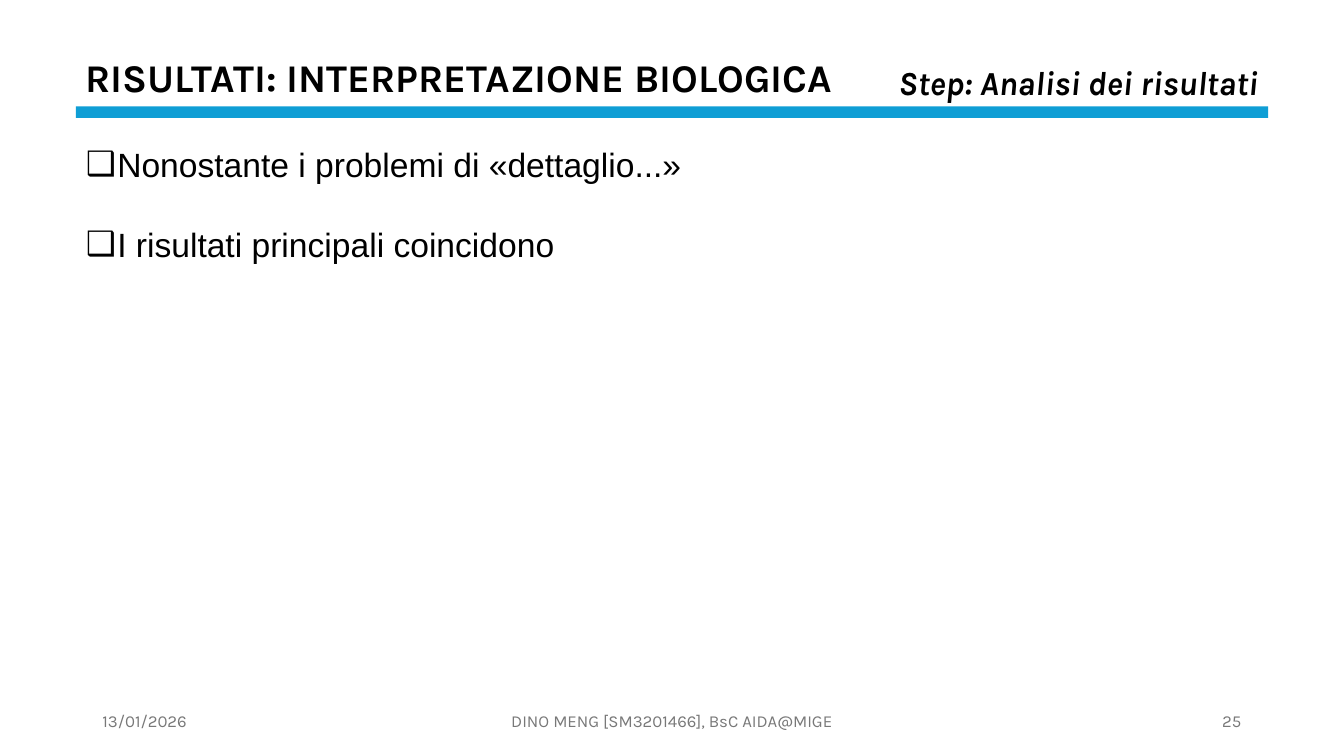
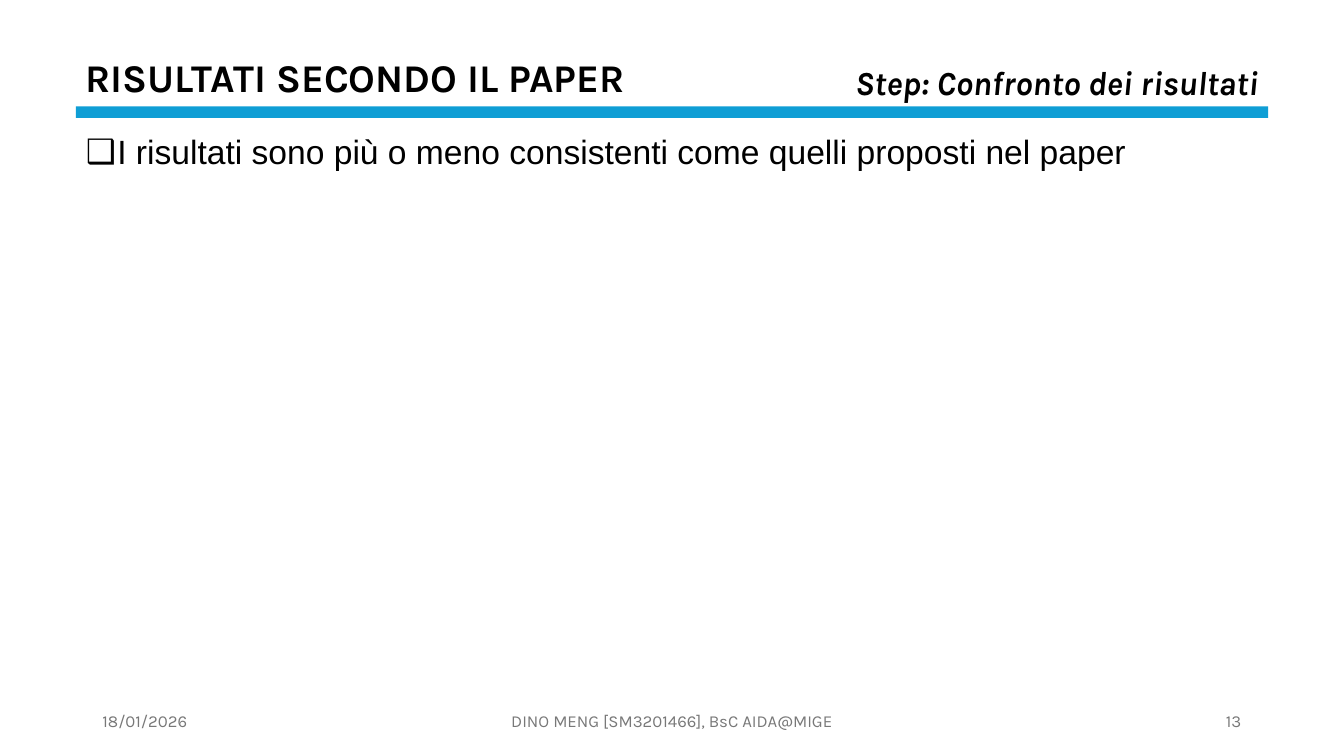
Before and after one commit to OdinMeng/AIDA-UNIVERSITY-NOTES-2025-2026, a slide deck: slide 13 of Complex Systems/project/PresentationPROJECTSM3201466.pptx (slide 25 before the commit). Drawn at 1344x756 pixels with LibreOffice and Linux fonts; fonts in the diff are those of the drawing. Boxes give left, top, right and bottom in pixels: in the first picture for what was removed or moved away, otherwise in the second. Text is boxed around its words. In the diff, an @@ line names an element or a change of style, - is before the commit and + after.

Commit message:
dispensa: cambiato qualcosa sull'organizzazione degli appunti, non mi ricordo di preciso cosa; progetto: più o meno pronta per la consegna, magari da lavorarci ancora sulle slide; esame sistemi complessi: fornito una traccia per la soluzione.

```diff
--- a/Complex Systems/project/PresentationPROJECTSM3201466.pptx
+++ b/Complex Systems/project/PresentationPROJECTSM3201466.pptx
@@ text at <box>86,66,625,93</box>: text changed @@
-RISULTATI: INTERPRETAZIONE BIOLOGICA
+RISULTATI SECONDO IL PAPER
@@ text at <box>855,71,1258,103</box>: text changed @@
-Step: Analisi dei risultati
+Step: Confronto dei risultati
@@ text added at <box>117,139,1126,171</box>, 24 pt, text #000000 @@
+❑ I risultati sono più o meno consistenti come quelli proposti nel paper
@@ text removed at <box>117,152,681,264</box> @@
-❑ Nonostante i problemi di «dettaglio...»
-❑ I risultati principali coincidono
@@ text at <box>102,715,187,728</box>: text changed @@
-13/01/2026
+18/01/2026
@@ page number at <box>1226,716,1241,727</box>: text changed @@
-25
+13
```
Also in this commit, not shown: 39 other slides changed, 2 slides added, 7 slides removed, 5 other files.
